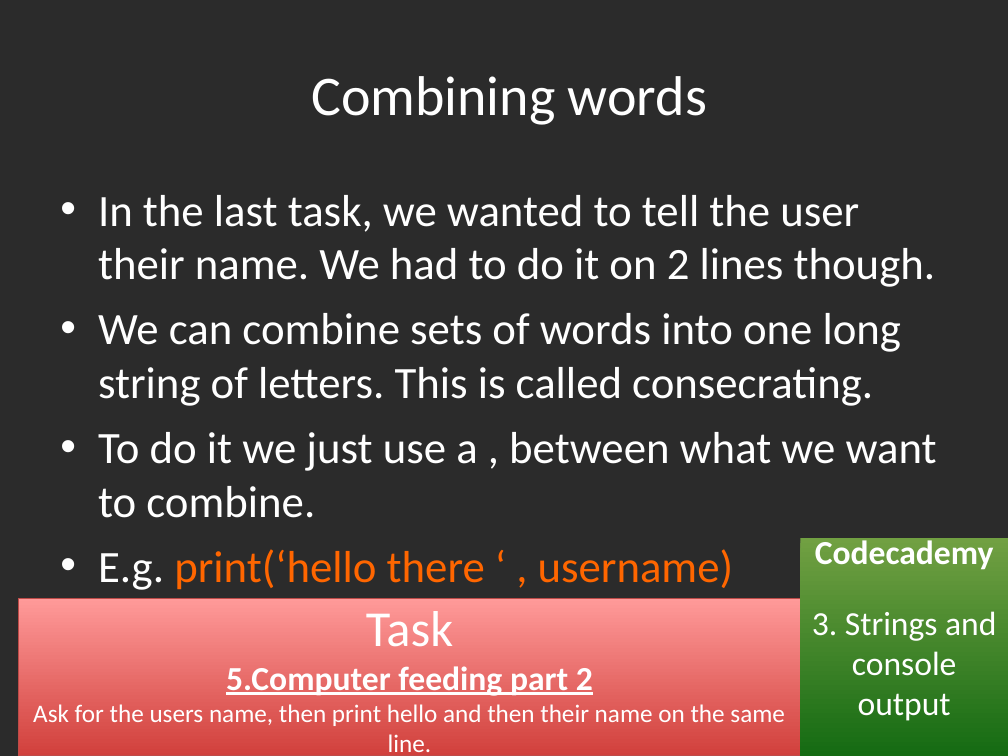
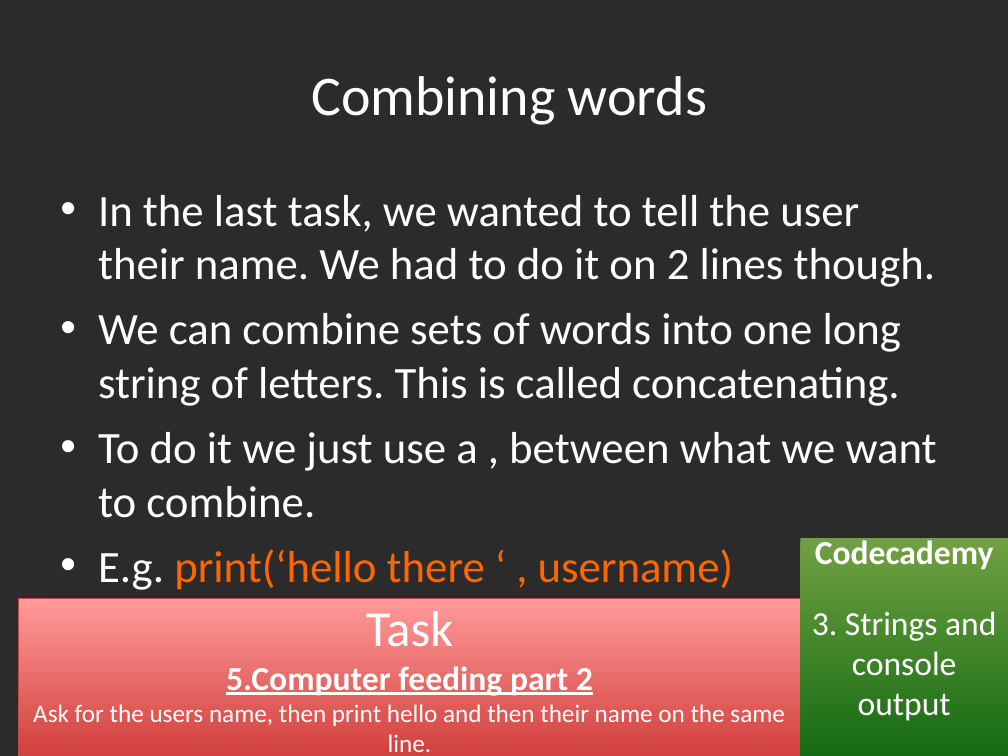
Before and after one commit to gbaman/RaspberryPi-Teaching-Materials, a slide deck: slide 18 of Powerpoints/Python 3.3.ppt. Drawn at 1008x756 pixels with LibreOffice and Linux fonts; fonts in the diff are those of the drawing; background and template pictures are left out; a plain dark background stands for a picture behind light text. Boxes give left, top, right and bottom in pixels: in the first picture for what was removed or moved away, otherwise in the second. Text is boxed around its words. In the diff, an @@ line names an element or a change of style, - is before the commit and + after.

Commit message:
Fixed concatenating :)

```diff
--- a/Powerpoints/Python 3.3.ppt
+++ b/Powerpoints/Python 3.3.ppt
@@ text at (98,313,901,406): text changed @@
-• We can combine sets of words into one long string of letters. This is called consecrating.
+• We can combine sets of words into one long string of letters. This is called concatenating.
```
Also in this commit, not shown: 1 other slide changed, 1 other file.
